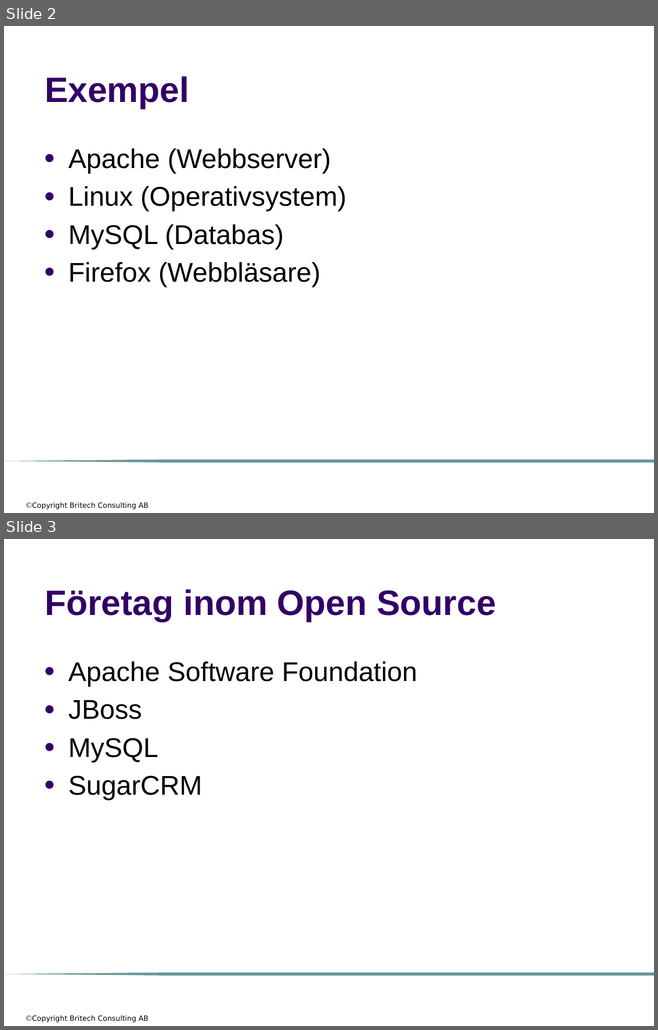
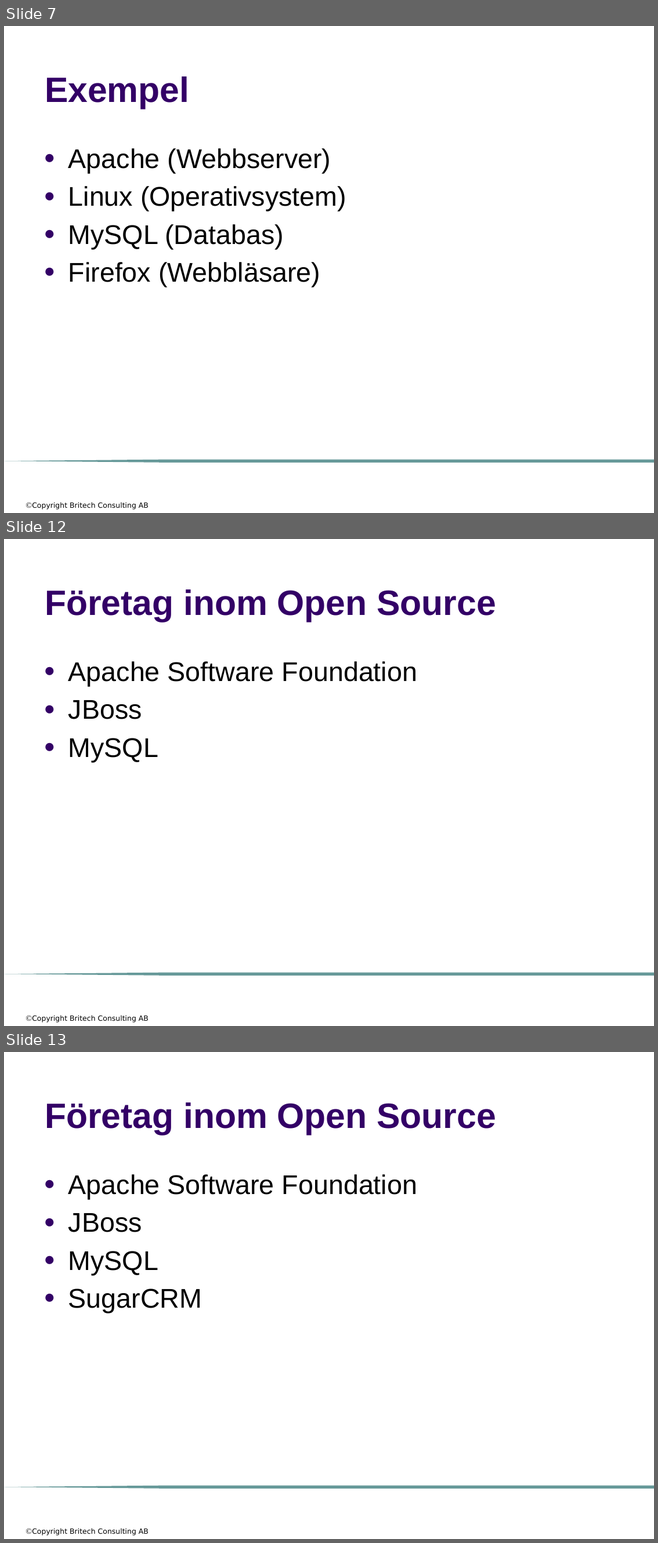
Before and after one commit to me97esn/groovyseminarium, a slide deck: groovyseminarie/dokument/open_source.pptx. Shown one above the other, each under a label of ours: slides 2 and 3 before the commit, slides 7, 12 and 13 after it; the slides between them are not shown. The pictures are 658x1030 and 658x1543 pixels, drawn with LibreOffice and Linux fonts; fonts in the diff are those of the drawing; background and template pictures are left out. Boxes give left, top, right and bottom in pixels: in the first picture for what was removed or moved away, otherwise in the second. Text is boxed around its words. In the diff, an @@ line names an element or a change of style, - is before the commit and + after.

```diff
--- a/groovyseminarie/dokument/open_source.pptx
+++ b/groovyseminarie/dokument/open_source.pptx
@@ slide 12 added at [4, 539, 654, 1026], background #FFFFFF; not listed: 2 template elements that a slide beside it also shows @@
@@ title added at [45, 589, 496, 621], 39 pt, text #330066, bold @@
+Företag inom Open Source
@@ text added at [68, 661, 417, 762], 30 pt, text #000000 @@
+● Apache Software Foundation
+● JBoss
+● MySQL
@@ what was slide 2 is now slide 7 @@
@@ what was slide 3 is now slide 13 @@
```
Also in this commit, not shown: 4 slides changed, 33 other slides added.
